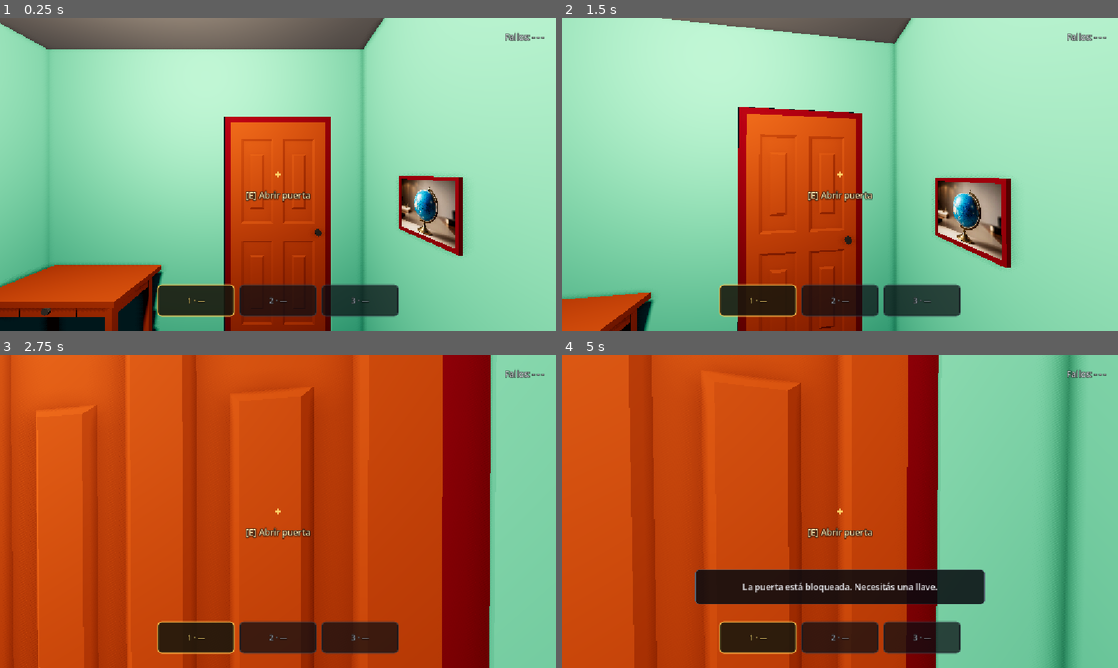
Above: before the commit, frames 1-4 (two rows, left to right).
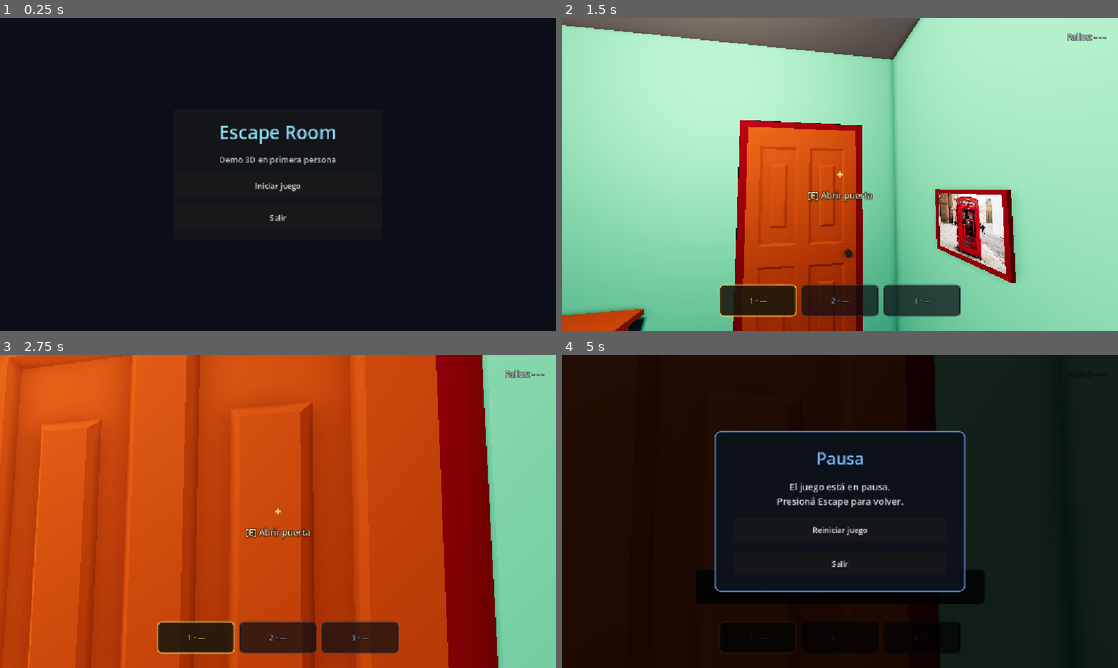
Above: after the commit, the same moments.

Repository: MarcosGomez66/scape-room-demo
Game: Godot game, scene res://scenes/ui/start_menu.tscn
Same seed, same stepped clock (60 frames per second), same inputs: the game is played once before the commit and once after it. Before the commit the project starts from res://scenes/test/house_test_level.tscn.
Inputs (mouse positions are in pixels of both pictures, inside the frame that each line leads up to):
- Up to frame 1 (0.25 s): no input
- Up to frame 2 (1.5 s): click (840, 187) at 0.5 s, where only the run after the commit has a clickable "Iniciar juego"; tap Enter at 1.25 s; move the mouse to (867, 174) at 1.27 s; hold W (move_forward) from 1.28 s (still down); hold Shift (run) from 1.28 s (still down); click (867, 174) at 1.42 s
- Up to frame 3 (2.75 s): keep holding W (move_forward); move the mouse to (250, 511) at 2.02 s; release Shift (run) at 2.03 s; tap F (drop_item) at 2.1 s; click (250, 511) at 2.17 s; tap Shift (run) at 2.3 s
- Up to frame 4 (5 s): keep holding W (move_forward); tap Space at 2.75, 4.25 s; move the mouse to (851, 505) at 2.77 s; hold E (interact) 2.78-3.53 s; click (851, 505) at 2.92 s; tap Shift (run) at 3.05, 3.6 s; tap Enter at 3.5 s; move the mouse to (834, 517) at 3.52 s; click (834, 517) at 3.67 s; move the mouse to (878, 514) at 4.27 s; hold Shift (run) from 4.28 s (still down); tap 1 (slot_1) at 4.35 s; click (878, 514) at 4.42 s; tap Escape (toggle_mouse) at 4.9 s

The runs differ from the first frame. In frame 1, 98% of the frame differs, in the area x 0-100%, y 0-100%; in frame 2, 11%; in frame 3, 4.5%; in frame 4, 97%.

Commit message:
Agregar menús de inicio y pausa y botones de salida

Diff:
--- a/project.godot
+++ b/project.godot
@@ -15,7 +15,7 @@
 [application]
 
 config/name="scape-room"
-run/main_scene="res://scenes/test/house_test_level.tscn"
+run/main_scene="res://scenes/ui/start_menu.tscn"
 config/features=PackedStringArray("4.7", "Forward Plus")
 config/icon="res://icon.svg"
 
--- a/scenes/ui/game_over_window.tscn
+++ b/scenes/ui/game_over_window.tscn
@@ -7,6 +7,8 @@
 anchors_preset = 15
 anchor_right = 1.0
 anchor_bottom = 1.0
+grow_horizontal = 2
+grow_vertical = 2
 script = ExtResource("1_eq1ts")
 
 [node name="Dimmer" type="ColorRect" parent="." unique_id=388096142]
@@ -50,3 +52,10 @@
 layout_mode = 2
 size_flags_horizontal = 4
 text = "Reiniciar"
+
+[node name="QuitButton" type="Button" parent="Center/Panel/Content" unique_id=1522453124]
+unique_name_in_owner = true
+custom_minimum_size = Vector2(200, 48)
+layout_mode = 2
+size_flags_horizontal = 4
+text = "Salir"
--- /dev/null
+++ b/scenes/ui/pause_window.tscn
@@ -0,0 +1,57 @@
+[gd_scene format=3 uid="uid://b7kq2yam4vtda"]
+
+[ext_resource type="Script" uid="uid://dmf3e8ismn827" path="res://scripts/ui/pause_window.gd" id="1_pause"]
+
+[node name="PauseWindow" type="Control"]
+layout_mode = 3
+anchors_preset = 15
+anchor_right = 1.0
+anchor_bottom = 1.0
+script = ExtResource("1_pause")
+
+[node name="Dimmer" type="ColorRect" parent="."]
+layout_mode = 0
+anchor_right = 1.0
+anchor_bottom = 1.0
+color = Color(0, 0, 0, 0.85)
+
+[node name="Center" type="CenterContainer" parent="."]
+layout_mode = 0
+anchor_right = 1.0
+anchor_bottom = 1.0
+
+[node name="Panel" type="PanelContainer" parent="Center"]
+unique_name_in_owner = true
+custom_minimum_size = Vector2(520, 300)
+layout_mode = 2
+
+[node name="Content" type="VBoxContainer" parent="Center/Panel"]
+layout_mode = 2
+theme_override_constants/separation = 22
+alignment = 1
+
+[node name="Title" type="Label" parent="Center/Panel/Content"]
+layout_mode = 2
+theme_override_colors/font_color = Color(0.45, 0.7, 1, 1)
+theme_override_font_sizes/font_size = 34
+text = "Pausa"
+horizontal_alignment = 1
+
+[node name="Message" type="Label" parent="Center/Panel/Content"]
+layout_mode = 2
+theme_override_colors/font_color = Color(0.85, 0.87, 0.88, 1)
+theme_override_font_sizes/font_size = 19
+text = "El juego está en pausa.\nPresioná Escape para volver."
+horizontal_alignment = 1
+
+[node name="RestartButton" type="Button" parent="Center/Panel/Content"]
+unique_name_in_owner = true
+custom_minimum_size = Vector2(240, 48)
+layout_mode = 2
+text = "Reiniciar juego"
+
+[node name="QuitButton" type="Button" parent="Center/Panel/Content"]
+unique_name_in_owner = true
+custom_minimum_size = Vector2(240, 48)
+layout_mode = 2
+text = "Salir"
--- /dev/null
+++ b/scenes/ui/start_menu.tscn
@@ -0,0 +1,62 @@
+[gd_scene format=3 uid="uid://bs4k7q2n9mpcv"]
+
+[ext_resource type="Script" uid="uid://5tb6xcs3qbmf" path="res://scripts/ui/main_menu.gd" id="1_menu"]
+
+[node name="StartMenu" type="Control"]
+layout_mode = 3
+anchors_preset = 15
+anchor_right = 1.0
+anchor_bottom = 1.0
+grow_horizontal = 2
+grow_vertical = 2
+script = ExtResource("1_menu")
+
+[node name="Background" type="ColorRect" parent="."]
+anchors_preset = 15
+anchor_right = 1.0
+anchor_bottom = 1.0
+grow_horizontal = 2
+grow_vertical = 2
+color = Color(0.04, 0.06, 0.09, 1)
+
+[node name="Center" type="CenterContainer" parent="."]
+anchors_preset = 15
+anchor_right = 1.0
+anchor_bottom = 1.0
+grow_horizontal = 2
+grow_vertical = 2
+
+[node name="MenuPanel" type="PanelContainer" parent="Center"]
+custom_minimum_size = Vector2(430, 270)
+layout_mode = 2
+
+[node name="Content" type="VBoxContainer" parent="Center/MenuPanel"]
+layout_mode = 2
+theme_override_constants/separation = 18
+alignment = 1
+
+[node name="Title" type="Label" parent="Center/MenuPanel/Content"]
+layout_mode = 2
+theme_override_colors/font_color = Color(0.55, 0.85, 0.95, 1)
+theme_override_font_sizes/font_size = 38
+text = "Escape Room"
+horizontal_alignment = 1
+
+[node name="Subtitle" type="Label" parent="Center/MenuPanel/Content"]
+layout_mode = 2
+theme_override_colors/font_color = Color(0.75, 0.78, 0.8, 1)
+theme_override_font_sizes/font_size = 17
+text = "Demo 3D en primera persona"
+horizontal_alignment = 1
+
+[node name="StartButton" type="Button" parent="Center/MenuPanel/Content"]
+unique_name_in_owner = true
+custom_minimum_size = Vector2(220, 48)
+layout_mode = 2
+text = "Iniciar juego"
+
+[node name="QuitButton" type="Button" parent="Center/MenuPanel/Content"]
+unique_name_in_owner = true
+custom_minimum_size = Vector2(220, 48)
+layout_mode = 2
+text = "Salir"
--- a/scenes/ui/victory_window.tscn
+++ b/scenes/ui/victory_window.tscn
@@ -49,3 +49,9 @@
 custom_minimum_size = Vector2(200, 48)
 layout_mode = 2
 text = "Reiniciar"
+
+[node name="QuitButton" type="Button" parent="Center/Panel/Content" unique_id=1068052788]
+unique_name_in_owner = true
+custom_minimum_size = Vector2(200, 48)
+layout_mode = 2
+text = "Salir"
--- a/scripts/managers/game_manager.gd
+++ b/scripts/managers/game_manager.gd
@@ -1,12 +1,13 @@
 extends Node
 
-## Tracks failed safe combinations. Three strikes end the run.
+## Tracks run state: strikes, game over and victory.
 
 signal strikes_changed(strikes: int)
 signal game_over
 signal victory
 
 const MAX_STRIKES: int = 3
+const LEVEL_SCENE: String = "res://scenes/test/house_test_level.tscn"
 
 var strikes: int = 0
 var is_game_over: bool = false
@@ -33,8 +34,19 @@
 	victory.emit()
 
 
+## Starts a fresh run from the main menu.
+func start_new_game() -> void:
+	_reset_run()
+	get_tree().change_scene_to_file(LEVEL_SCENE)
+
+
 ## Resets run state, regenerates the puzzle and reloads the level.
 func restart_game() -> void:
+	_reset_run()
+	get_tree().reload_current_scene()
+
+
+func _reset_run() -> void:
 	strikes = 0
 	is_game_over = false
 	has_won = false
@@ -42,8 +54,7 @@
 	Inventory.clear()
 	PuzzleManager.generate()
 	var ui: Node = get_node_or_null("/root/PuzzleUI")
-	if ui != null:
-		ui.close_all()
+	if ui != null and ui.has_method("close_all"):
+		ui.call("close_all")
 	get_tree().paused = false
 	Input.set_mouse_mode(Input.MOUSE_MODE_CAPTURED)
-	get_tree().reload_current_scene()
--- a/scripts/player/player.gd
+++ b/scripts/player/player.gd
@@ -3,7 +3,7 @@
 class_name PlayerController
 
 ## Minimal first-person controller for the escape room demo.
-## WASD to move, hold Shift to run, mouse to look, Escape to release/recapture the mouse.
+## WASD to move, hold Shift to run, mouse to look, Escape to open the pause menu.
 ## Keys 1-3 select an inventory slot; F drops the selected item.
 
 const SLOT_ACTIONS: Array[StringName] = [&"slot_1", &"slot_2", &"slot_3"]
@@ -57,8 +57,9 @@
 			return
 
 	if event.is_action_pressed("toggle_mouse"):
-		var captured: bool = Input.get_mouse_mode() == Input.MOUSE_MODE_CAPTURED
-		Input.set_mouse_mode(Input.MOUSE_MODE_VISIBLE if captured else Input.MOUSE_MODE_CAPTURED)
+		PuzzleUI.open_pause()
+		get_viewport().set_input_as_handled()
+		return
 
 
 func _physics_process(delta: float) -> void:
--- a/scripts/ui/game_over_window.gd
+++ b/scripts/ui/game_over_window.gd
@@ -2,21 +2,27 @@
 
 class_name GameOverWindow
 
-## Full-screen game over overlay with a restart button.
+## Full-screen game over overlay with restart and quit buttons.
 
 @onready var panel: PanelContainer = %Panel
 @onready var restart_button: Button = %RestartButton
+@onready var quit_button: Button = %QuitButton
 
 
 func _ready() -> void:
 	process_mode = Node.PROCESS_MODE_ALWAYS
 	restart_button.pressed.connect(_on_restart)
+	quit_button.pressed.connect(_on_quit)
 	_build_style()
 	visible = false
 
 
 func _on_restart() -> void:
 	GameManager.restart_game()
+
+
+func _on_quit() -> void:
+	get_tree().quit()
 
 
 func _build_style() -> void:
--- /dev/null
+++ b/scripts/ui/main_menu.gd
@@ -0,0 +1,22 @@
+extends Control
+
+class_name MainMenu
+
+## Initial menu with start and quit buttons.
+
+@onready var start_button: Button = %StartButton
+@onready var quit_button: Button = %QuitButton
+
+
+func _ready() -> void:
+	Input.set_mouse_mode(Input.MOUSE_MODE_VISIBLE)
+	start_button.pressed.connect(_on_start_pressed)
+	quit_button.pressed.connect(_on_quit_pressed)
+
+
+func _on_start_pressed() -> void:
+	GameManager.start_new_game()
+
+
+func _on_quit_pressed() -> void:
+	get_tree().quit()
--- /dev/null
+++ b/scripts/ui/pause_window.gd
@@ -0,0 +1,52 @@
+extends Control
+
+class_name PauseWindow
+
+## Modal pause menu with restart and quit buttons.
+
+signal closed
+
+@onready var panel: PanelContainer = %Panel
+@onready var restart_button: Button = %RestartButton
+@onready var quit_button: Button = %QuitButton
+
+
+func _ready() -> void:
+	process_mode = Node.PROCESS_MODE_ALWAYS
+	restart_button.pressed.connect(_on_restart)
+	quit_button.pressed.connect(_on_quit)
+	_build_style()
+	visible = false
+
+
+func open() -> void:
+	visible = true
+
+
+func _on_restart() -> void:
+	GameManager.restart_game()
+
+
+func _on_quit() -> void:
+	get_tree().quit()
+
+
+func _unhandled_input(event: InputEvent) -> void:
+	if not visible:
+		return
+	if event.is_action_pressed("toggle_mouse"):
+		closed.emit()
+		get_viewport().set_input_as_handled()
+
+
+func _build_style() -> void:
+	var panel_style := StyleBoxFlat.new()
+	panel_style.bg_color = Color(0.05, 0.07, 0.1, 0.98)
+	panel_style.border_color = Color(0.4, 0.65, 0.95, 1.0)
+	panel_style.set_border_width_all(2)
+	panel_style.set_corner_radius_all(12)
+	panel_style.content_margin_left = 40.0
+	panel_style.content_margin_right = 40.0
+	panel_style.content_margin_top = 32.0
+	panel_style.content_margin_bottom = 34.0
+	panel.add_theme_stylebox_override("panel", panel_style)
--- a/scripts/ui/puzzle_ui.gd
+++ b/scripts/ui/puzzle_ui.gd
@@ -9,6 +9,7 @@
 const CARD_WINDOW_SCENE: PackedScene = preload("res://scenes/ui/card_window.tscn")
 const NUMBER_LOCK_WINDOW_SCENE: PackedScene = preload("res://scenes/ui/number_lock_window.tscn")
 const VICTORY_WINDOW_SCENE: PackedScene = preload("res://scenes/ui/victory_window.tscn")
+const PAUSE_WINDOW_SCENE: PackedScene = preload("res://scenes/ui/pause_window.tscn")
 
 var safe_window: SafeWindow
 var note_window: NoteWindow
@@ -16,6 +17,7 @@
 var card_window: CardWindow
 var number_lock_window: NumberLockWindow
 var victory_window: VictoryWindow
+var pause_window: PauseWindow
 
 var _modal_open: bool = false
 
@@ -29,16 +31,19 @@
 	card_window = CARD_WINDOW_SCENE.instantiate() as CardWindow
 	number_lock_window = NUMBER_LOCK_WINDOW_SCENE.instantiate() as NumberLockWindow
 	victory_window = VICTORY_WINDOW_SCENE.instantiate() as VictoryWindow
+	pause_window = PAUSE_WINDOW_SCENE.instantiate() as PauseWindow
 	add_child(safe_window)
 	add_child(note_window)
 	add_child(game_over_window)
 	add_child(card_window)
 	add_child(number_lock_window)
 	add_child(victory_window)
+	add_child(pause_window)
 	safe_window.closed.connect(close)
 	note_window.closed.connect(close)
 	card_window.closed.connect(close)
 	number_lock_window.closed.connect(close)
+	pause_window.closed.connect(close)
 	GameManager.game_over.connect(_on_game_over)
 	GameManager.victory.connect(_on_victory)
 	hide_all()
@@ -85,6 +90,15 @@
 	_show_modal()
 
 
+## Pause menu opened with Escape during gameplay.
+func open_pause() -> void:
+	if _modal_open or GameManager.is_game_over or GameManager.has_won:
+		return
+	_modal_open = true
+	pause_window.open()
+	_show_modal()
+
+
 func close() -> void:
 	if not _modal_open:
 		return
@@ -108,6 +122,7 @@
 	card_window.visible = false
 	number_lock_window.visible = false
 	victory_window.visible = false
+	pause_window.visible = false
 
 
 func _show_modal() -> void:
--- a/scripts/ui/victory_window.gd
+++ b/scripts/ui/victory_window.gd
@@ -2,15 +2,17 @@
 
 class_name VictoryWindow
 
-## Full-screen win overlay with a restart button.
+## Full-screen win overlay with restart and quit buttons.
 
 @onready var panel: PanelContainer = %Panel
 @onready var restart_button: Button = %RestartButton
+@onready var quit_button: Button = %QuitButton
 
 
 func _ready() -> void:
 	process_mode = Node.PROCESS_MODE_ALWAYS
 	restart_button.pressed.connect(_on_restart)
+	quit_button.pressed.connect(_on_quit)
 	_build_style()
 	visible = false
 
@@ -21,6 +23,10 @@
 
 func _on_restart() -> void:
 	GameManager.restart_game()
+
+
+func _on_quit() -> void:
+	get_tree().quit()
 
 
 func _build_style() -> void:
Not shown, added: scripts/ui/main_menu.gd.uid
Not shown, added: scripts/ui/pause_window.gd.uid
Not shown, changed: AGENTS.md
Not shown, changed: NOTES.md
